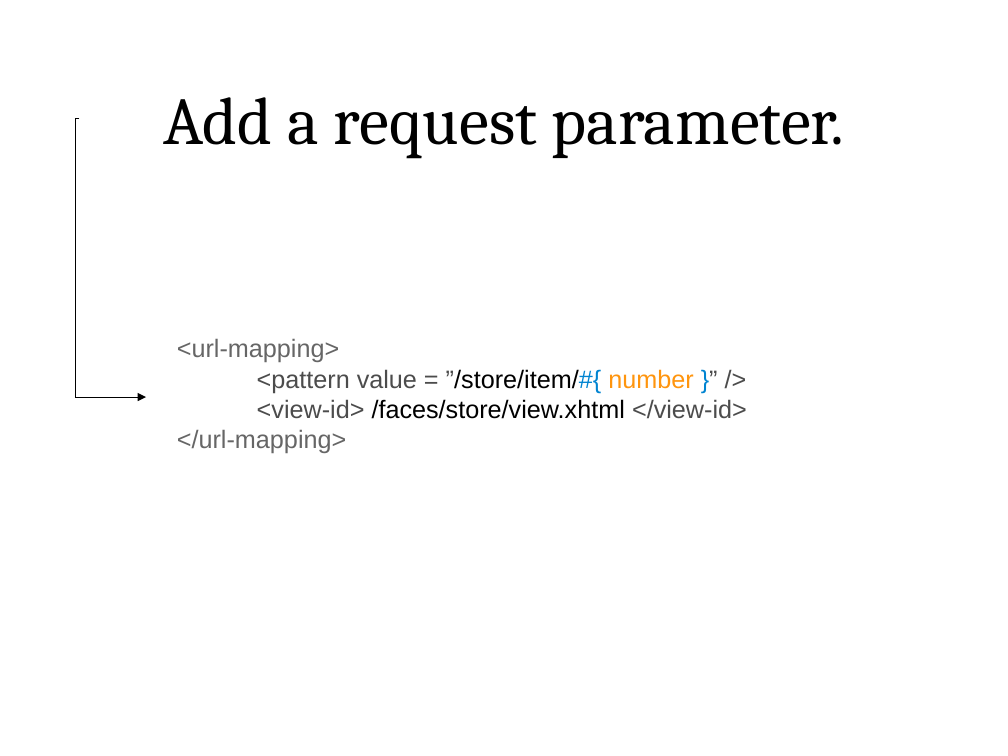
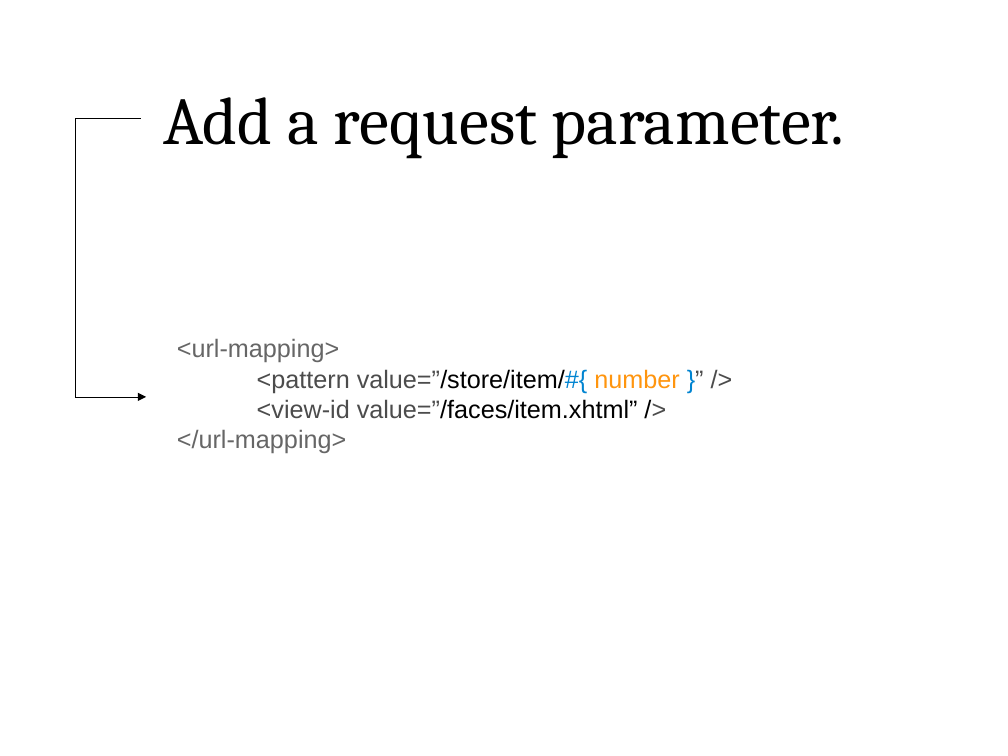
Before and after one commit to lincolnthree/talks, a slide deck: slide 45 of 2011_Beautiful_Java_EE_JAXConf.odp. Drawn at 1008x756 pixels with LibreOffice and Linux fonts; fonts in the diff are those of the drawing. Boxes give left, top, right and bottom in pixels: in the first picture for what was removed or moved away, otherwise in the second. Text is boxed around its words. In the diff, an @@ line names an element or a change of style, - is before the commit and + after.

```diff
--- a/2011_Beautiful_Java_EE_JAXConf.odp
+++ b/2011_Beautiful_Java_EE_JAXConf.odp
@@ elbow arrow moved from (80, 118) - (146, 397) to (140, 118) - (146, 397) @@
@@ text at bbox=[177, 339, 679, 453]: text changed @@
-<url-mapping>
-<pattern value = ”/store/item/#{ number }” />
-<view-id> /faces/store/view.xhtml </view-id>
-</url-mapping>
+<url-mapping>
+<pattern value=”/store/item/#{ number }” />
+<view-id value=”/faces/item.xhtml” />
+</url-mapping>
```
Also in this commit, not shown: 38 other slides changed, 4 slides added, 1 slide removed.
